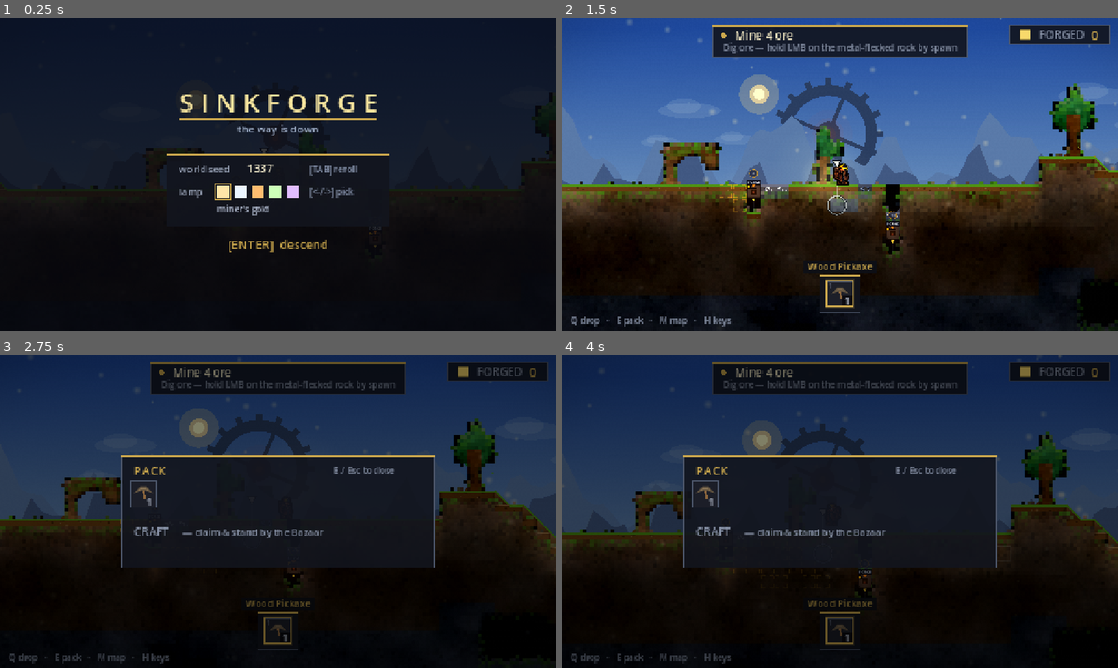
Above: before the commit, frames 1-4 (two rows, left to right).
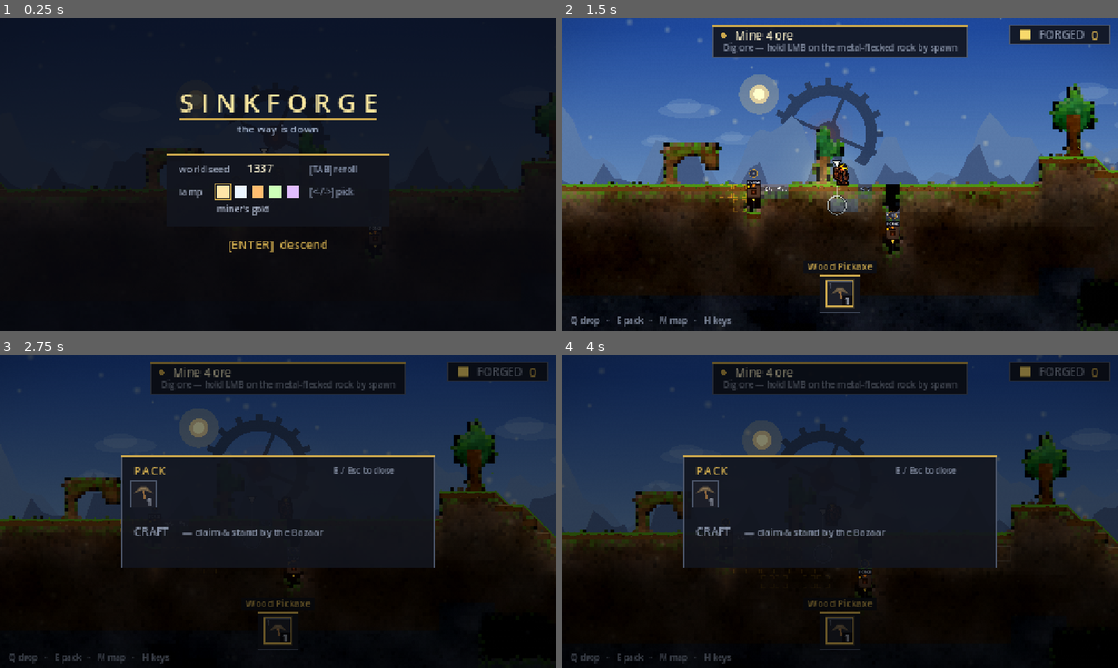
Above: after the commit, the same moments.

Repository: teohondascully/sinkforge
Game: Godot game, scene res://scenes/main.tscn
The game is run twice, just before and just after one commit, with the same random seed, the same clock (stepped at 60 frames per second) and the same inputs.
Inputs (mouse positions are in pixels of both pictures, inside the frame that each line leads up to):
- Up to frame 1 (0.25 s): no input
- Up to frame 2 (1.5 s): tap Enter at 0.5 s; move the mouse to (962, 158) at 0.52 s; hold D (sf_right) 0.53-1.25 s; right-click (962, 158) at 0.6 s; click (962, 158) at 0.67 s; tap Space (sf_jump) at 0.77, 1.07 s; drag from (728, 190) to (812, 237) at 1.27 s
- Up to frame 3 (2.75 s): move the mouse to (333, 442) at 2.02 s; hold D (sf_right) from 2.03 s (still down); tap E (sf_craft) at 2.1 s
- Up to frame 4 (4 s): release D (sf_right) at 2.75 s; drag from (812, 574) to (673, 464) at 2.77 s; tap Space (sf_jump) at 3.5, 3.77 s; move the mouse to (1006, 558) at 3.52 s; hold A (sf_left) from 3.53 s (still down); tap Mouse wheel up (sf_cycle_prev) at 3.6 s

The runs differ from the first frame. In frame 1, less than 0.1% of the frame differs, in the area x 29-30%, y 54-55%; in frame 2, 0.1%, in the area x 0-100%, y 44-64%; in frame 3, less than 0.1%; in frame 4, less than 0.1%.

Commit message:
viz(surface): grow a fringe on the grass line (A5)
A flat surface cell took one uniform bar of cap colour, so a run of flat
columns drew a single ruled line the full width of the world. It was the
loudest remaining piece of 'blocky', and the reason the ground still read
as a cardboard cut-out laid over the sky even after the bedding and haze
passes.

Nothing here moves the walked line — the sim's surface row is still
exactly the cell top and the avatar still walks it. Only the paint breaks
up, in three ways that each attack a different straight edge: the cap's
thickness varies per slice, so the grass-to-earth boundary underneath
stops being a rule and becomes an interface; roots finger further down
out of some slices, so that interface interlocks rather than butts; and
tufts overhang a few pixels into the air above, which is what actually
kills the razor.

The fringe is a stable scramble of column and slice, in the same shape as
the existing speckle hash and equally RNG-free, so a column always grows
the same grass and a chunk rebaked after a dig is byte-identical to its
first bake.

Harness 26/26.

Diff:
--- a/scenes/terrain_painter.gd
+++ b/scenes/terrain_painter.gd
@@ -262,7 +262,7 @@
 		var py := float(row * WorldRenderer.CELL)
 		var dir: int = r.sim.ramp_dir(col)
 		if dir == 0:
-			ci.draw_rect(Rect2(px, py, float(WorldRenderer.CELL), 4.0), edge)  # flat top: a capped lip
+			_draw_flat_cap(ci, px, py, edge, col)
 			continue
 		# A 45° ramp wedge over the air corner. It's the SAME earth mass as the cell below, so it fills with
 		# the cell's own body colour (not flat base_color) and carries a CONCAVE scoop: a per-vertex gradient
@@ -295,6 +295,45 @@
 		ci.draw_line(foot, peak, edge, 3.0)
 
 
+## THE FLAT CAP, RAGGED (#A5). A flat surface cell used to take one uniform 4px bar of cap colour, and a
+## run of flat columns therefore drew a single ruled line the full width of the world — the loudest
+## remaining piece of "blocky", and the thing that made the ground read as a cardboard cut-out laid over
+## the sky. Nothing here moves the WALKED line: the sim's surface row is still exactly `py`, and the
+## avatar walks it. Only the paint is broken up, in three ways that each attack a different straight
+## edge:
+##   * the cap's THICKNESS varies per 8px slice, so the grass/earth boundary underneath stops being a
+##     rule and starts being an interface;
+##   * ROOTS finger a few px further down out of some slices, so that interface interlocks rather than
+##     butting;
+##   * TUFTS overhang a few px into the air above the line, which is what actually kills the razor.
+##     They are cosmetic overhang into a neighbouring chunk's box, which the chunk bake tolerates (the
+##     fillet pass already reaches a full cell up).
+## Deterministic per column — the same column always grows the same fringe, so nothing shimmers when a
+## chunk rebakes after a dig.
+static func _draw_flat_cap(ci: CanvasItem, px: float, py: float, edge: Color, col: int) -> void:
+	const SLICES: int = 4
+	var sw: float = float(WorldRenderer.CELL) / float(SLICES)
+	var root: Color = edge.darkened(0.34)
+	for i: int in SLICES:
+		var h: int = _fringe_hash(col, i)
+		var thick: float = 3.0 + float(h % 4)                     # 3..6 px of cap
+		ci.draw_rect(Rect2(px + float(i) * sw, py, sw, thick), edge)
+		if h % 5 == 0:                                            # a root fingering down into the earth
+			var rx: float = px + float(i) * sw + float((h >> 3) % 5)
+			ci.draw_rect(Rect2(rx, py + thick, 2.0, 2.0 + float((h >> 6) % 3)), root)
+		if h % 3 == 0:                                            # a blade overhanging the line
+			var tx: float = px + float(i) * sw + float((h >> 9) % 6)
+			ci.draw_rect(Rect2(tx, py - 2.0 - float((h >> 12) % 3), 2.0, 4.0), edge)
+
+
+## A stable scramble of (column, slice) — the fringe's only source of variation. Same shape as
+## _cell_speckles' hash and equally RNG-free, so a rebaked chunk is byte-identical to the first bake.
+static func _fringe_hash(col: int, slice: int) -> int:
+	var h: int = (col * 374761393) ^ (slice * 668265263)
+	h = (h ^ (h >> 13)) * 1274126177
+	return (h ^ (h >> 16)) & 0x7fffffff
+
+
 ## True when a local point (0..CELL within the wedge's upper box) falls UNDER the 45° diagonal — i.e. inside
 ## the filled ramp triangle. Keeps grain speckles on the earth and off the open-air side. Mirrors the two
 ## ramp orientations: rising-right fills where x+y ≥ CELL; rising-left where y ≥ x.
